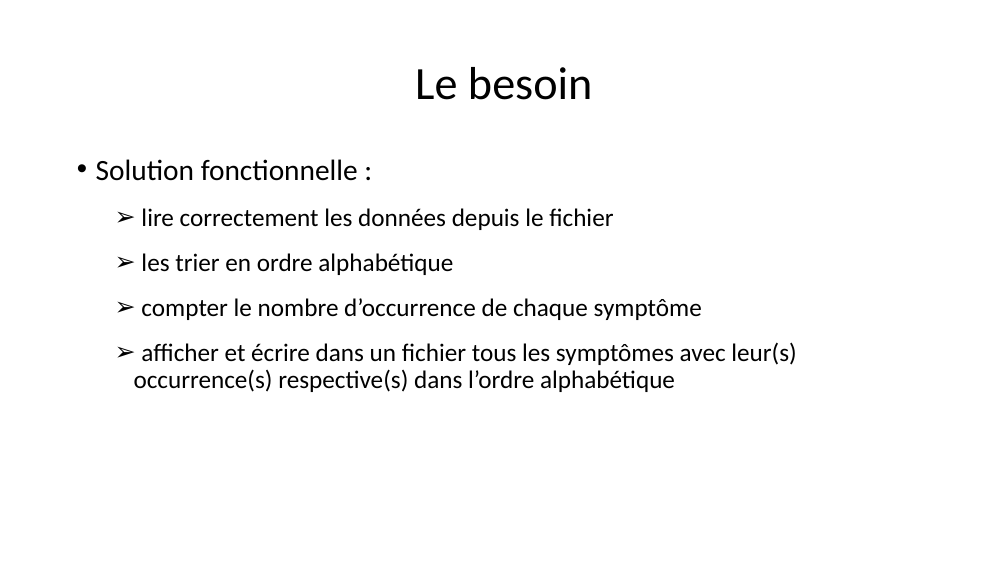
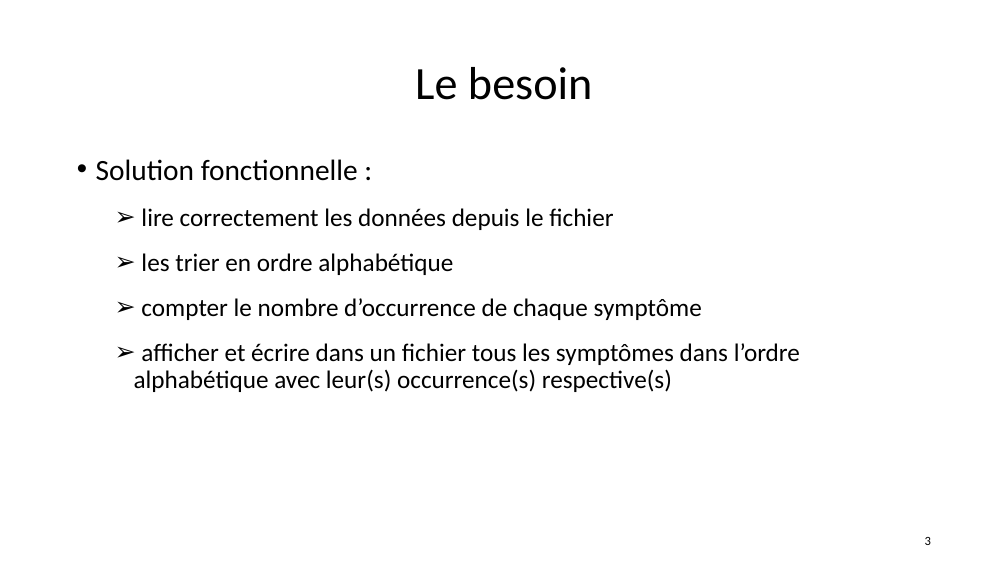
Before and after one commit to emmo78/Project_DA_Java_EN_Come_to_the_Rescue_of_a_Java_Application, a slide deck: slide 3 of PresentationOlivierMOREL.pptx (slide 2 before the commit). Drawn at 1008x567 pixels with LibreOffice and Linux fonts; fonts in the diff are those of the drawing. Boxes give left, top, right and bottom in pixels: in the first picture for what was removed or moved away, otherwise in the second. Text is boxed around its words. In the diff, an @@ line names an element or a change of style, - is before the commit and + after.

```diff
--- a/PresentationOlivierMOREL.pptx
+++ b/PresentationOlivierMOREL.pptx
@@ text at <box>134,343,800,392</box>: text changed @@
-  ➢ afficher et écrire dans un fichier tous les symptômes avec leur(s) occurrence(s) respective(s) dans l’ordre alphabétique
+  ➢ afficher et écrire dans un fichier tous les symptômes dans l’ordre alphabétique avec leur(s) occurrence(s) respective(s)
@@ page number added at <box>925,537,931,545</box>, 12 pt, text #000000 @@
+3
```
Also in this commit, not shown: 12 other slides changed, 1 slide added, 57 other files.
